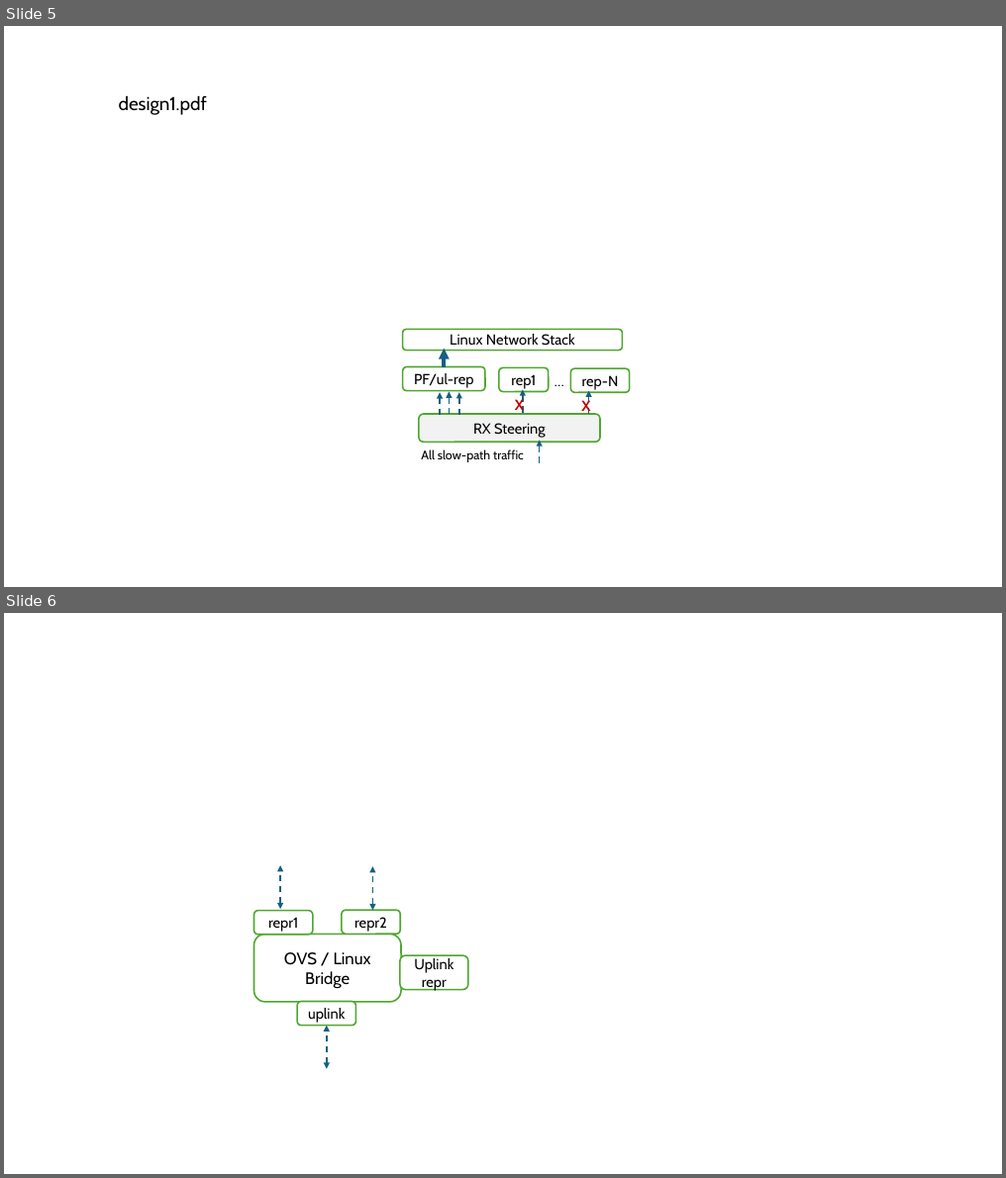
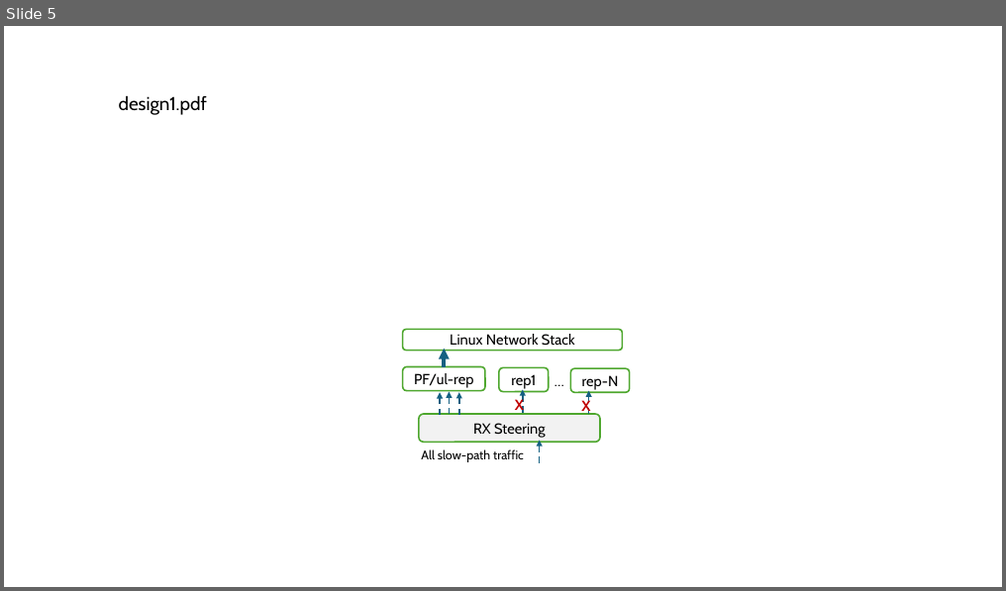
Before and after one commit to williamtu/netdevconf18-sharedmem, a slide deck: netdevconf0x18-sharedmem.pptx. Shown one above the other, each under a label of ours: slides 5 and 6 before the commit, slide 5 after it. The pictures are 1006x1178 and 1006x591 pixels, drawn with LibreOffice and Linux fonts; fonts in the diff are those of the drawing. Boxes give left, top, right and bottom in pixels: in the first picture for what was removed or moved away, otherwise in the second. Text is boxed around its words. In the diff, an @@ line names an element or a change of style, - is before the commit and + after.

```diff
--- a/netdevconf0x18-sharedmem.pptx
+++ b/netdevconf0x18-sharedmem.pptx
@@ slide 6 removed at bbox=[4, 613, 1002, 1174], background #FFFFFF @@
@@ double arrow removed from (280, 909) to (280, 865) @@
@@ double arrow removed from (373, 910) to (373, 866) @@
@@ rounded rectangle removed at bbox=[254, 934, 402, 1002] @@
-OVS / Linux Bridge
@@ rounded rectangle removed at bbox=[254, 911, 313, 935] @@
-repr1
@@ rounded rectangle removed at bbox=[342, 910, 400, 934] @@
-repr2
@@ rounded rectangle removed at bbox=[400, 956, 468, 990] @@
-Uplink repr
@@ rounded rectangle removed at bbox=[297, 1001, 355, 1026] @@
-uplink
@@ double arrow removed from (327, 1069) to (327, 1026) @@
```
Also in this commit, not shown: 4 slides added, 2 other files.
